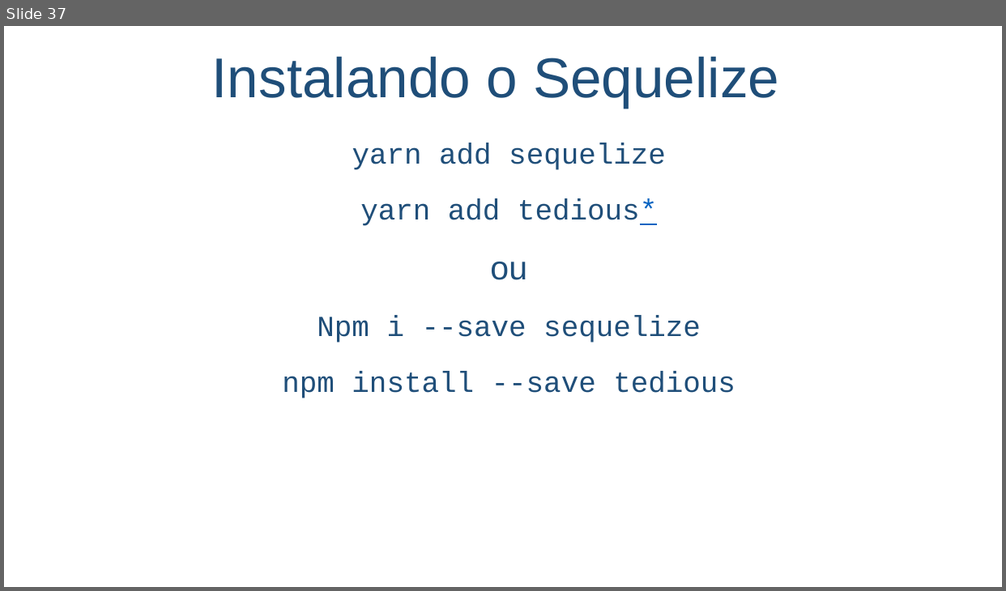
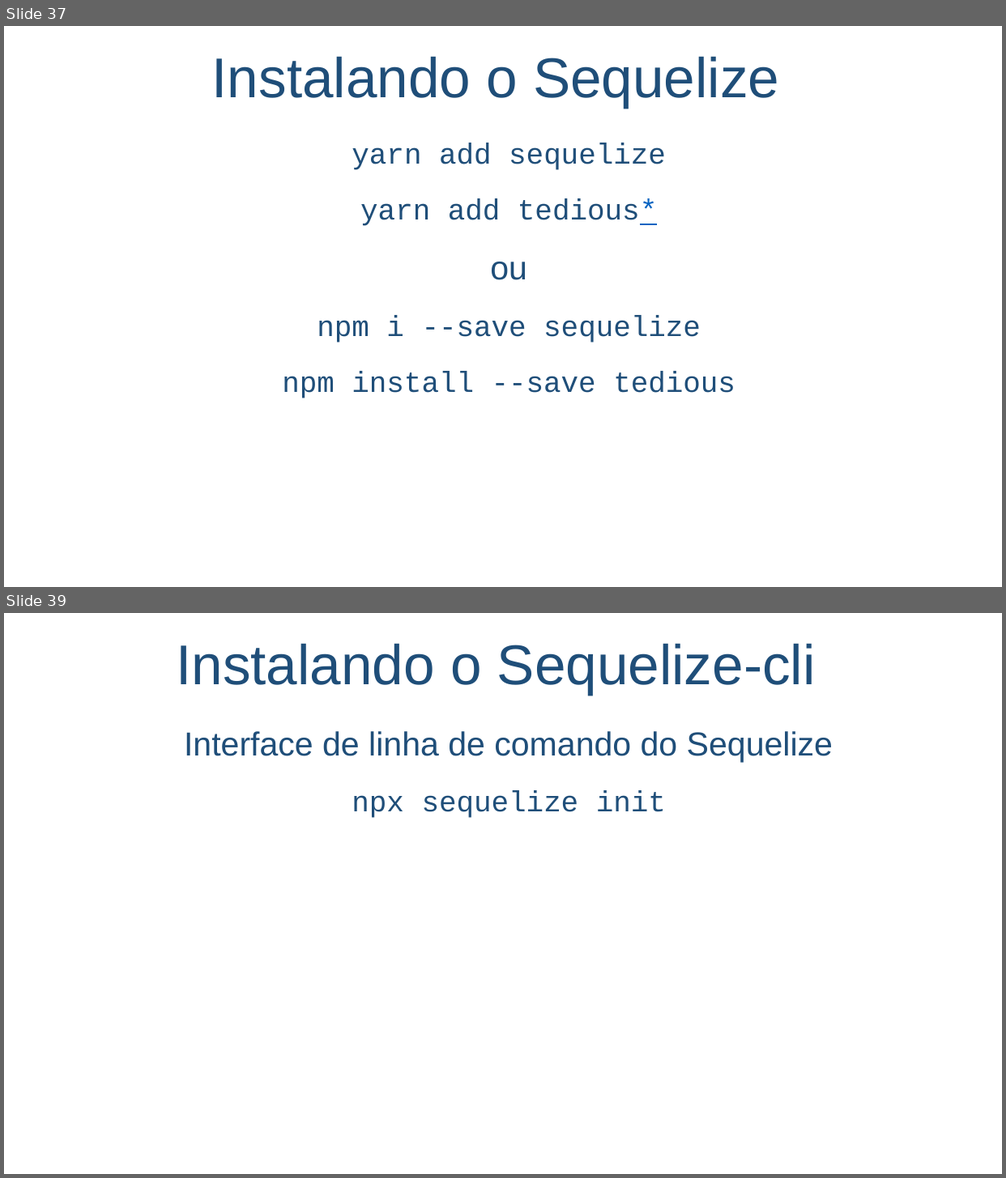
Before and after one commit to salmo-jr/public-slides, a slide deck: node-js.pptx. Shown one above the other, each under a label of ours: slide 37 before the commit, slides 37 and 39 after it; the slides between them are not shown. The pictures are 1006x591 and 1006x1178 pixels, drawn with LibreOffice and Linux fonts; fonts in the diff are those of the drawing; background and template pictures are left out. Boxes give left, top, right and bottom in pixels: in the first picture for what was removed or moved away, otherwise in the second. Text is boxed around its words. In the diff, an @@ line names an element or a change of style, - is before the commit and + after.

```diff
--- a/node-js.pptx
+++ b/node-js.pptx
@@ slide 39 added at <box>4,613,1002,1174</box>, background picture (left out) @@
@@ text added at <box>176,643,816,695</box>, 54 pt, text #1F4E79 @@
+Instalando o Sequelize-cli
@@ text added at <box>184,731,833,818</box>, 32 pt, text #1F4E79 @@
+Interface de linha de comando do Sequelize
+npx sequelize init
@@ slide 37 changed as well @@
@@ text at <box>317,316,701,343</box>: text changed @@
-Npm i --save sequelize
+npm i --save sequelize
```
Also in this commit, not shown: 3 other slides changed, 3 other slides added.
